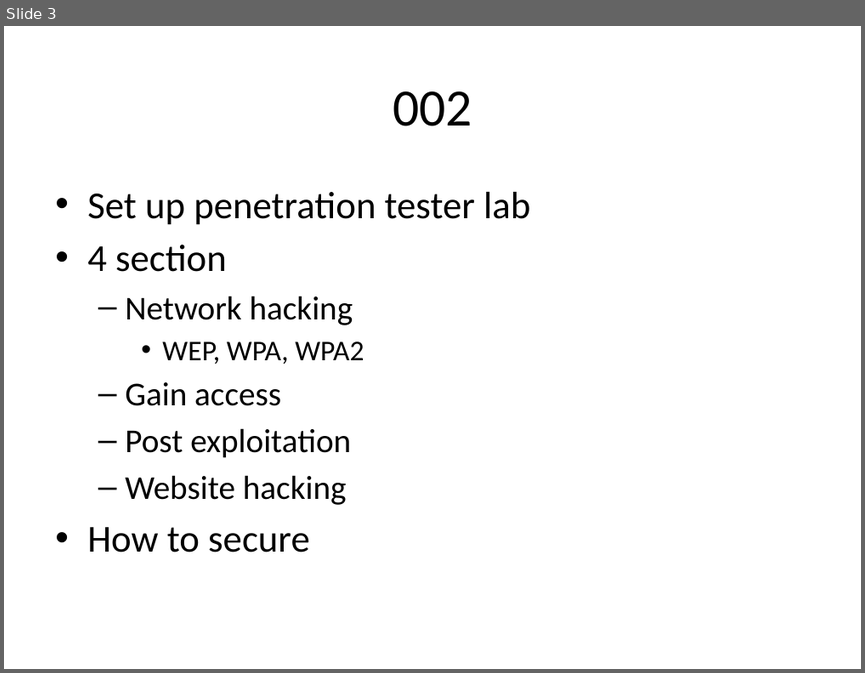
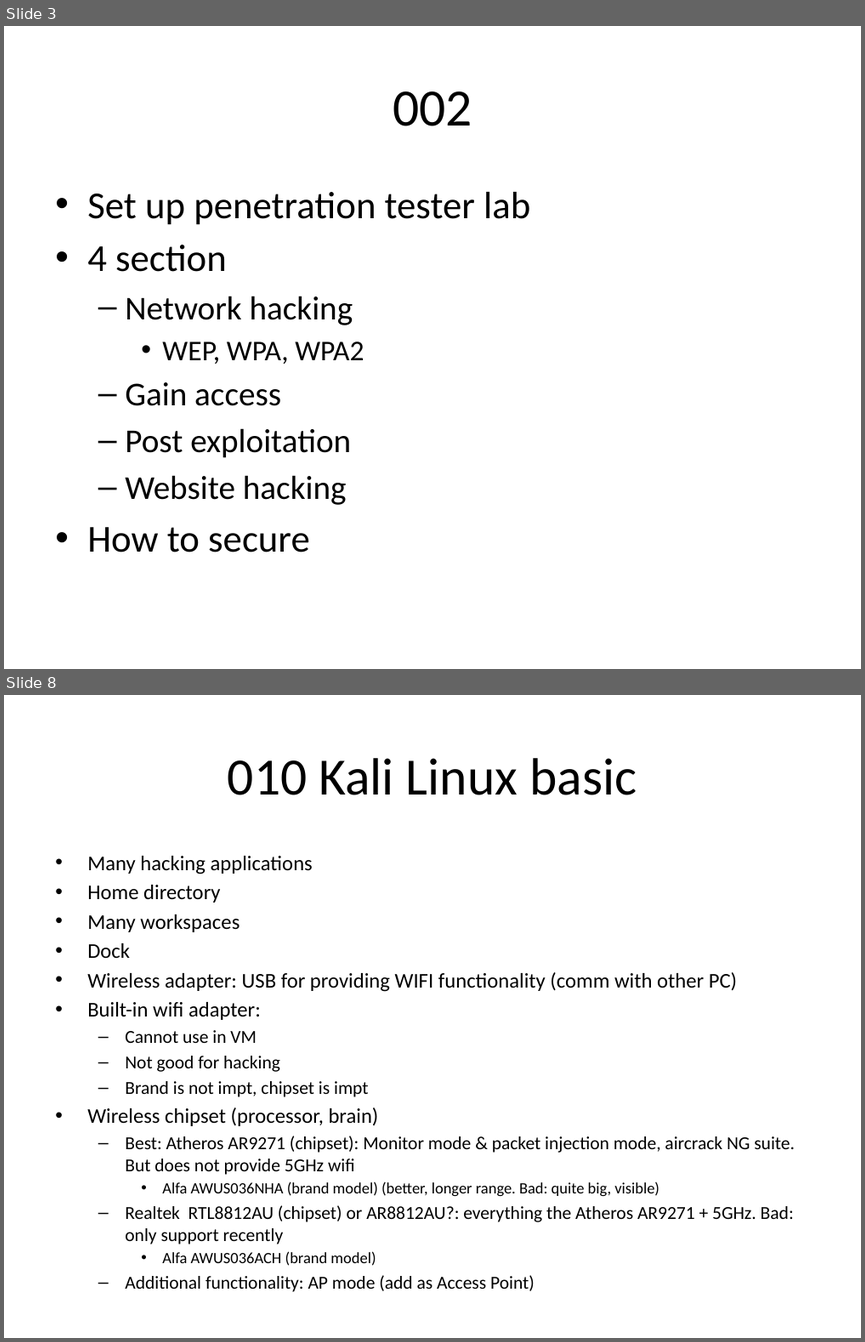
Before and after one commit to kindaichinisan/ethical_hacking, a slide deck: Ethical hacking.pptx. Shown one above the other, each under a label of ours: slide 3 before the commit, slides 3 and 8 after it; the slides between them are not shown. The pictures are 865x673 and 865x1342 pixels, drawn with LibreOffice and Linux fonts; fonts in the diff are those of the drawing. Boxes give left, top, right and bottom in pixels: in the first picture for what was removed or moved away, otherwise in the second. Text is boxed around its words. In the diff, an @@ line names an element or a change of style, - is before the commit and + after.

```diff
--- a/Ethical hacking.pptx
+++ b/Ethical hacking.pptx
@@ slide 8 added at bbox=[4, 695, 861, 1338], background #FFFFFF @@
@@ title added at bbox=[228, 758, 636, 795], 44 pt, text #000000 @@
+010 Kali Linux basic
@@ text added at bbox=[87, 856, 794, 1265], 15.4 pt, text #000000 @@
+• Many hacking applications
+• Home directory
+• Many workspaces
+• Dock
+• Wireless adapter: USB for providing WIFI functionality (comm with other PC)
+• Built-in wifi adapter:
+  – Cannot use in VM
+  – Not good for hacking
+  – Brand is not impt, chipset is impt
+• Wireless chipset (processor, brain)
+  – Best: Atheros AR9271 (chipset): Monitor mode & packet injection mode, aircrack NG suite. But does not provide 5GHz wifi
+    • Alfa AWUS036NHA (brand model) (better, longer range. Bad: quite big, visible)
+  – Realtek RTL8812AU (chipset) or AR8812AU?: everything the Atheros AR9271 + 5GHz. Bad: only support recently
+    • Alfa AWUS036ACH (brand model)
+  – Additional functionality: AP mode (add as Access Point)
```
Also in this commit, not shown: 11 other slides added, 29 other files.
